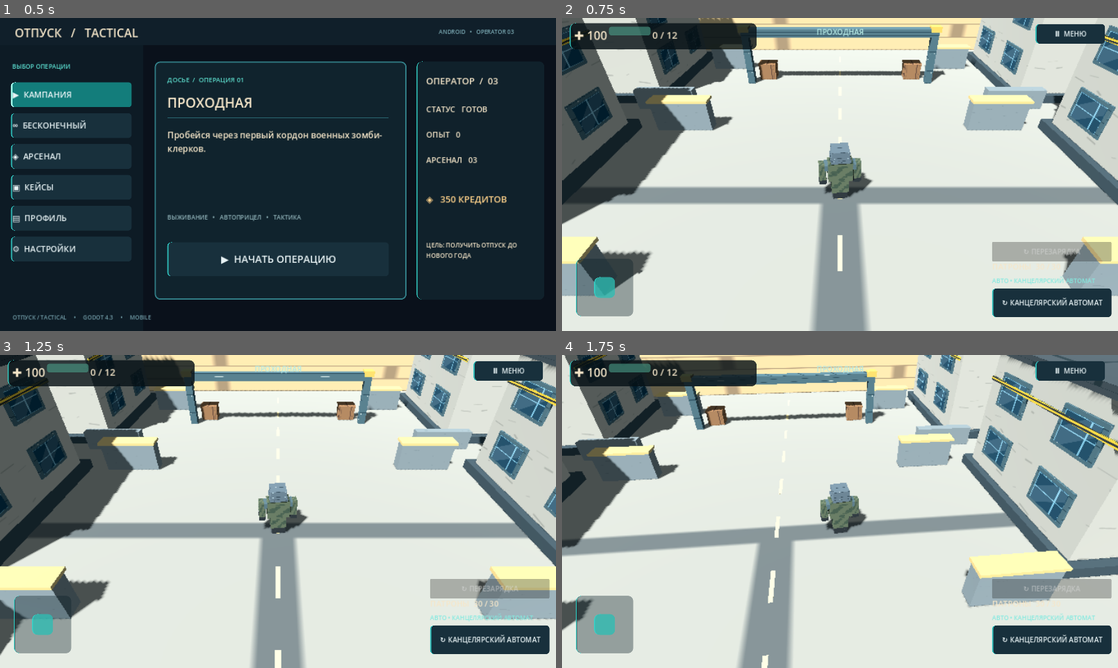
Above: before the commit, frames 1-4 (two rows, left to right).
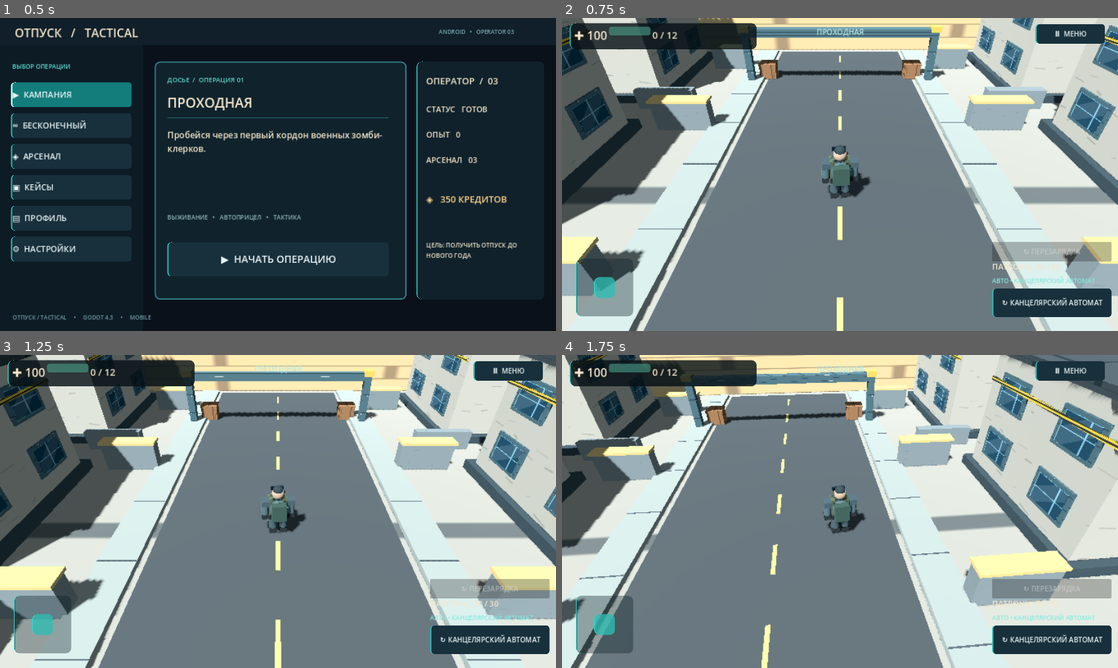
Above: after the commit, the same moments.

Repository: gemini13334-beep/---
Game: Godot game, scene res://scenes/main.tscn
Two runs of this game, one before a commit and one after it. Both use one fixed random seed, a clock stepped at 60 frames per second and the inputs below.
Inputs (mouse positions are in pixels of both pictures, inside the frame that each line leads up to):
- Up to frame 1 (0.5 s): no input
- Up to frame 2 (0.75 s): click "▶ НАЧАТЬ ОПЕРАЦИЮ" at 0.5 s
- Up to frame 3 (1.25 s): no input
- Up to frame 4 (1.75 s): tap Enter at 1.25 s; move the mouse to (962, 495) at 1.27 s; hold D from 1.28 s (still down); click (962, 495) at 1.42 s

Frame 1 is identical in both runs. In frame 2, 43% of the frame differs, in the area x 5-93%, y 10-100%; in frame 3, 39%; in frame 4, 39%.

Commit message:
Major visual pass: rounded articulated operators, tactical equipment and industrial street geometry

Diff:
--- a/godot/scripts/main.gd
+++ b/godot/scripts/main.gd
@@ -176,6 +176,14 @@
   if Vector2(x,z).length()<5.0: continue
   _box(world_root,"Concrete cover",Vector3(x,0.75,z),Vector3(2.8,1.5,0.65),Color("#7b8586"),true)
   _box(world_root,"Cover edge",Vector3(x,1.54,z),Vector3(2.95,0.12,0.8),Color("#c5aa70"))
+ # Cross-street asphalt and lane markings improve arena legibility.
+ _box(world_root,"Asphalt road",Vector3(0,0.014,0),Vector3(10,0.028,38),Color("#41484c"))
+ for mark in range(10):
+  _box(world_root,"Center line",Vector3(0,0.035,-17.0+float(mark)*3.7),Vector3(0.17,0.014,1.6),Color("#e1c16a"))
+ for side in [-1.0,1.0]:
+  _box(world_root,"Sidewalk",Vector3(side*6.0,0.11,0),Vector3(1.5,0.22,38),Color("#8c9491"))
+  for segment in range(10):
+   _box(world_root,"Sidewalk joint",Vector3(side*6.0,0.228,-17.0+float(segment)*3.8),Vector3(1.48,0.01,0.055),Color("#465157"))
  # Lightweight environmental dressing: checkpoint, lane markings and warning lights.
  for i in range(11):
   var lane_z:float=-17.0+float(i)*3.3
@@ -205,30 +213,51 @@
  _update_camera(1.0)
  _apply_settings()
 
+func _capsule_part(root:Node3D,part_name:String,pos:Vector3,radius:float,height:float,tint:Color)->MeshInstance3D:
+ var part:=MeshInstance3D.new()
+ part.name=part_name
+ var shape:=CapsuleMesh.new()
+ shape.radius=radius
+ shape.height=height
+ shape.radial_segments=12
+ shape.rings=5
+ part.mesh=shape
+ var material:=StandardMaterial3D.new()
+ material.albedo_color=tint
+ material.roughness=0.85
+ part.material_override=material
+ part.position=pos
+ root.add_child(part)
+ return part
+
 func _make_operator(root: Node3D, uniform: Color, player: bool) -> void:
- _box(root,"Boots",Vector3(0,0.18,0),Vector3(0.55,0.35,0.37),Color("#222b2b"))
- _box(root,"Legs",Vector3(0,0.62,0),Vector3(0.64,0.65,0.40),uniform)
- _box(root,"Vest",Vector3(0,1.25,0),Vector3(0.9,0.75,0.52),Color("#303c40"))
- _box(root,"Shoulders",Vector3(0,1.45,0),Vector3(1.14,0.22,0.42),uniform)
- _box(root,"Helmet",Vector3(0,1.93,0),Vector3(0.63,0.45,0.65),Color("#28373b"))
- _box(root,"Visor",Vector3(0,1.95,-0.34),Vector3(0.52,0.19,0.08),Color("#151f26"))
- _box(root,"Left arm",Vector3(-0.64,1.18,-0.08),Vector3(0.26,0.68,0.33),uniform)
- _box(root,"Right arm",Vector3(0.64,1.18,-0.08),Vector3(0.26,0.68,0.33),uniform)
- _box(root,"Left glove",Vector3(-0.64,0.77,-0.10),Vector3(0.28,0.22,0.34),Color("#202c2e"))
- _box(root,"Right glove",Vector3(0.64,0.77,-0.10),Vector3(0.28,0.22,0.34),Color("#202c2e"))
- _box(root,"Left knee guard",Vector3(-0.19,0.48,-0.23),Vector3(0.25,0.22,0.09),Color("#303b3b"))
- _box(root,"Right knee guard",Vector3(0.19,0.48,-0.23),Vector3(0.25,0.22,0.09),Color("#303b3b"))
- _box(root,"Chest armor",Vector3(0,1.26,-0.29),Vector3(0.74,0.54,0.13),Color("#36494b"))
- _box(root,"Left pouch",Vector3(-0.31,0.99,-0.39),Vector3(0.23,0.22,0.15),Color("#69705b"))
- _box(root,"Right pouch",Vector3(0.31,0.99,-0.39),Vector3(0.23,0.22,0.15),Color("#69705b"))
- _box(root,"Utility belt",Vector3(0,0.87,-0.05),Vector3(0.77,0.13,0.48),Color("#222b2b"))
- _box(root,"Helmet rim",Vector3(0,1.77,-0.01),Vector3(0.71,0.12,0.72),Color("#1e2b2d"))
- _box(root,"Weapon",Vector3(0.33,1.24,-0.52),Vector3(0.16,0.18,1.05),Color("#1d252b"))
- _box(root,"Weapon barrel",Vector3(0.33,1.24,-1.12),Vector3(0.09,0.09,0.36),Color("#111b20"))
- _box(root,"Weapon sight",Vector3(0.33,1.37,-0.55),Vector3(0.11,0.12,0.19),Color("#303b40"))
- _box(root,"Weapon magazine",Vector3(0.33,1.05,-0.44),Vector3(0.13,0.28,0.19),Color("#303b40"))
+ # Rounded silhouette and articulated equipment replace the block-only operator.
+ var suit:=uniform
+ _capsule_part(root,"Torso",Vector3(0,1.22,0),0.36,0.85,suit)
+ _capsule_part(root,"Left leg",Vector3(-0.21,0.53,0),0.17,0.86,suit.darkened(0.15))
+ _capsule_part(root,"Right leg",Vector3(0.21,0.53,0),0.17,0.86,suit.darkened(0.15))
+ _capsule_part(root,"Left arm",Vector3(-0.53,1.2,-0.02),0.15,0.74,suit)
+ _capsule_part(root,"Right arm",Vector3(0.53,1.2,-0.02),0.15,0.74,suit)
+ _capsule_part(root,"Head",Vector3(0,1.89,0),0.29,0.49,Color("#a28b79"))
+ _capsule_part(root,"Helmet shell",Vector3(0,2.03,0.01),0.33,0.41,Color("#29363c"))
+ _box(root,"Visor",Vector3(0,1.94,-0.31),Vector3(0.5,0.15,0.08),Color("#101d29"))
+ _box(root,"Vest",Vector3(0,1.28,-0.12),Vector3(0.76,0.67,0.48),Color("#36464b"))
+ _box(root,"Chest armor",Vector3(0,1.32,-0.38),Vector3(0.64,0.45,0.10),Color("#50636b"))
+ _box(root,"Utility belt",Vector3(0,0.86,-0.02),Vector3(0.75,0.16,0.45),Color("#222b2b"))
+ for side in [-1.0,1.0]:
+  _box(root,"Boots",Vector3(side*0.21,0.13,-0.08),Vector3(0.32,0.25,0.51),Color("#1b262a"))
+  _box(root,"Knee armor",Vector3(side*0.21,0.54,-0.19),Vector3(0.27,0.26,0.13),Color("#374b51"))
+  _box(root,"Shoulder plate",Vector3(side*0.51,1.5,-0.02),Vector3(0.31,0.23,0.42),Color("#3b4c53"))
+  _box(root,"glove",Vector3(side*0.53,0.82,-0.07),Vector3(0.27,0.21,0.33),Color("#1d292c"))
+  _box(root,"Magazine pouch",Vector3(side*0.3,1.0,-0.38),Vector3(0.23,0.27,0.17),Color("#68776a"))
+ _box(root,"Backpack",Vector3(0,1.22,0.36),Vector3(0.58,0.72,0.29),Color("#334a43"))
+ _box(root,"Weapon",Vector3(0.33,1.24,-0.52),Vector3(0.18,0.21,0.98),Color("#1d252b"))
+ _box(root,"Weapon barrel",Vector3(0.33,1.24,-1.12),Vector3(0.085,0.085,0.42),Color("#111b20"))
+ _box(root,"Weapon sight",Vector3(0.33,1.40,-0.59),Vector3(0.13,0.12,0.20),Color("#303b40"))
+ _box(root,"Weapon magazine",Vector3(0.33,1.01,-0.42),Vector3(0.14,0.29,0.18),Color("#303b40"))
+ _box(root,"Weapon stock",Vector3(0.33,1.2,0.03),Vector3(0.14,0.18,0.35),Color("#252e31"))
  if not player:
-  _box(root,"Clerk badge",Vector3(0,1.42,-0.3),Vector3(0.35,0.22,0.05),Color("#e7d3a0"))
+  _box(root,"Clerk badge",Vector3(0,1.45,-0.45),Vector3(0.26,0.13,0.05),Color("#e7d3a0"))
 
 func _spawn_enemy() -> void:
  if enemies.size() >= 20:
